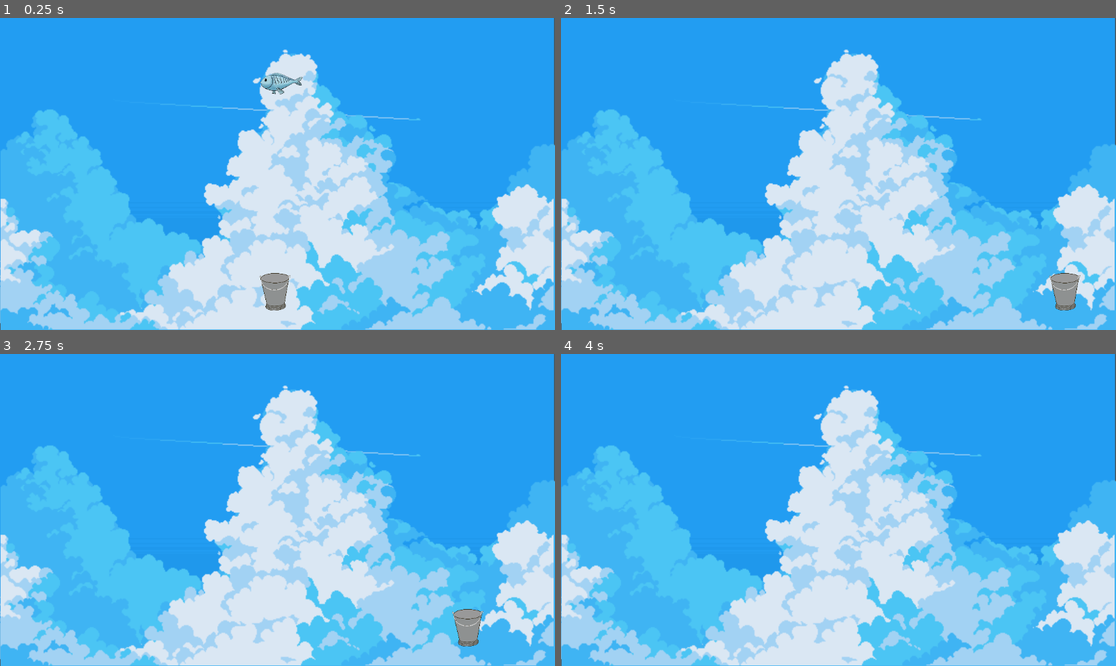
Above: before the commit, frames 1-4 (two rows, left to right).
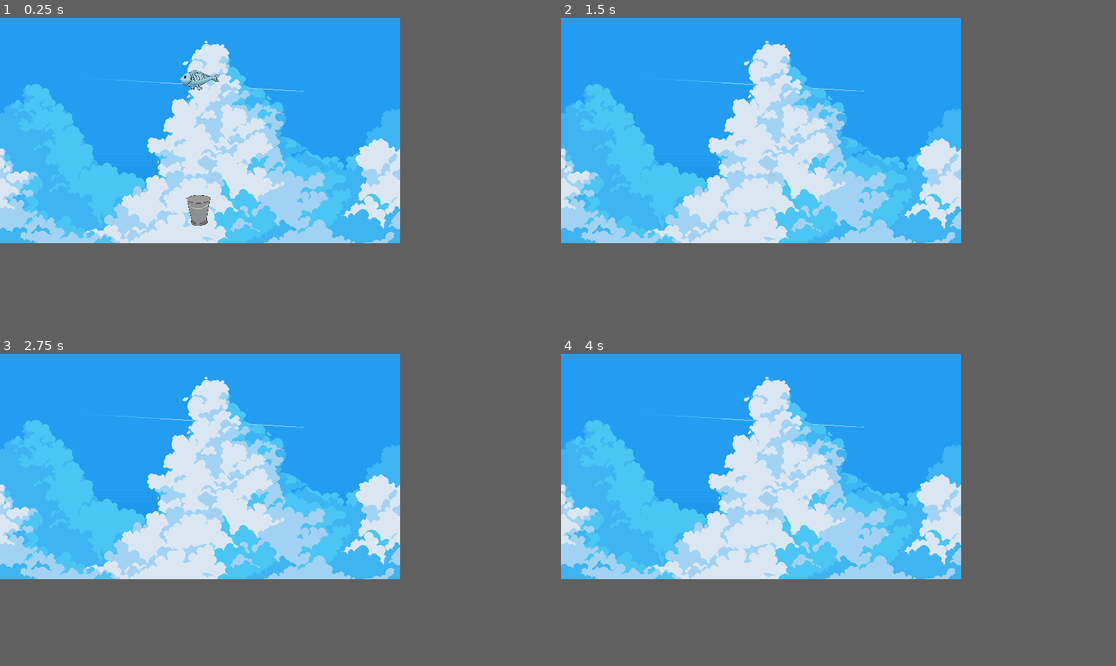
Above: after the commit, the same moments.

Repository: MustafaBioS/Bucket-Fish
Game: Godot game, scene res://Scenes/world.tscn
The game is run twice, just before and just after one commit, with the same random seed, the same clock (stepped at 60 frames per second) and the same inputs.
Inputs:
- Up to frame 1 (0.25 s): no input
- Up to frame 2 (1.5 s): tap Enter at 0.5 s; hold Right (ui_right) from 0.53 s (still down); tap Alt at 0.6 s; tap Up at 0.77 s; tap Shift at 1.35 s
- Up to frame 3 (2.75 s): tap Up at 1.52 s; release Right (ui_right) at 2.03 s; hold Left (ui_left) from 2.03 s (still down); tap Alt at 2.1 s
- Up to frame 4 (4 s): release Left (ui_left) at 2.78 s; hold Right (ui_right) from 2.78 s (still down); tap Shift at 2.85 s; tap Up at 3.02, 3.77 s; tap Alt at 3.6 s
The window is 799x449 before the commit and 576x324 after it. Grey fills any space a smaller window leaves; there, only what the larger window draws over its background counts as a difference.

The runs differ from the first frame. In frame 1, 57% of the frame differs, in the area x 0-100%, y 0-100%; in frame 2, 57%; in frame 3, 57%; in frame 4, 57%.

Commit message:
ADD - Fish Collecting and Score Functionality

Diff:
--- a/Scenes/fish.tscn
+++ b/Scenes/fish.tscn
@@ -13,6 +13,10 @@
 scale = Vector2(0.3, 0.3)
 texture = ExtResource("1_twvwo")
 
-[node name="CollisionShape2D" type="CollisionShape2D" parent="."]
+[node name="PickupArea" type="Area2D" parent="."]
+
+[node name="CollisionShape2D" type="CollisionShape2D" parent="PickupArea"]
 position = Vector2(-7.5, 0.5)
 shape = SubResource("RectangleShape2D_4fqy1")
+
+[connection signal="body_entered" from="PickupArea" to="." method="_on_pickup_area_body_entered"]
--- /dev/null
+++ b/Scenes/fish_spawner.tscn
@@ -0,0 +1,3 @@
+[gd_scene format=3 uid="uid://voanebtu6pwb"]
+
+[node name="FishSpawner" type="Node2D"]
--- a/Scenes/world.tscn
+++ b/Scenes/world.tscn
@@ -9,31 +9,45 @@
 
 [node name="World" type="Node2D"]
 
-[node name="1" type="Sprite2D" parent="."]
-position = Vector2(-1, -13)
-scale = Vector2(1.9965276, 1.9938272)
-texture = ExtResource("1_8j60k")
-
-[node name="2" type="Sprite2D" parent="."]
-position = Vector2(0.5, 0)
-scale = Vector2(1.9982638, 2)
-texture = ExtResource("2_fo5ed")
-
-[node name="3" type="Sprite2D" parent="."]
-position = Vector2(-0.5, 0.5)
-scale = Vector2(1.9947916, 2.0030863)
-texture = ExtResource("3_5ukr8")
-
-[node name="4" type="Sprite2D" parent="."]
-position = Vector2(-1, -0.5)
-scale = Vector2(1.9930556, 1.9969136)
-texture = ExtResource("4_o06y3")
-
 [node name="Camera2D" type="Camera2D" parent="."]
 
 [node name="Player" parent="." instance=ExtResource("5_fo5ed")]
-position = Vector2(1.9999999, 243)
-scale = Vector2(1.75, 1.75)
+position = Vector2(1.9999999, 114)
 
 [node name="Fish" parent="." instance=ExtResource("6_5ukr8")]
-position = Vector2(9, -218)
+position = Vector2(0, -102)
+scale = Vector2(0.65, 0.65)
+
+[node name="ParallaxBackground" type="ParallaxBackground" parent="."]
+
+[node name="ParallaxLayer" type="ParallaxLayer" parent="ParallaxBackground"]
+motion_scale = Vector2(0, 0)
+motion_mirroring = Vector2(576, 0)
+
+[node name="Sprite2D" type="Sprite2D" parent="ParallaxBackground/ParallaxLayer"]
+texture = ExtResource("1_8j60k")
+centered = false
+
+[node name="ParallaxLayer2" type="ParallaxLayer" parent="ParallaxBackground"]
+motion_scale = Vector2(0, 0)
+motion_mirroring = Vector2(576, 0)
+
+[node name="Sprite2D" type="Sprite2D" parent="ParallaxBackground/ParallaxLayer2"]
+texture = ExtResource("2_fo5ed")
+centered = false
+
+[node name="ParallaxLayer3" type="ParallaxLayer" parent="ParallaxBackground"]
+motion_scale = Vector2(0, 0)
+motion_mirroring = Vector2(576, 0)
+
+[node name="Sprite2D" type="Sprite2D" parent="ParallaxBackground/ParallaxLayer3"]
+texture = ExtResource("3_5ukr8")
+centered = false
+
+[node name="ParallaxLayer4" type="ParallaxLayer" parent="ParallaxBackground"]
+motion_scale = Vector2(0, 0)
+motion_mirroring = Vector2(576, 0)
+
+[node name="Sprite2D" type="Sprite2D" parent="ParallaxBackground/ParallaxLayer4"]
+texture = ExtResource("4_o06y3")
+centered = false
--- a/Scripts/fish.gd
+++ b/Scripts/fish.gd
@@ -5,3 +5,9 @@
 		velocity += get_gravity() * delta
 
 	move_and_slide()
+
+
+func _on_pickup_area_body_entered(body: Node2D) -> void:
+	State.score += 1
+	print(State.score)
+	queue_free()
--- /dev/null
+++ b/Scripts/state.gd
@@ -0,0 +1,3 @@
+extends Node
+
+var score = 0
--- a/project.godot
+++ b/project.godot
@@ -15,6 +15,16 @@
 config/features=PackedStringArray("4.5", "Mobile")
 config/icon="res://icon.svg"
 
+[autoload]
+
+State="*res://Scripts/state.gd"
+
+[display]
+
+window/size/viewport_width=576
+window/size/viewport_height=324
+window/stretch/mode="canvas_items"
+
 [editor_plugins]
 
 enabled=PackedStringArray("res://addons/godot_super-wakatime/plugin.cfg")
Not shown, added: Scripts/state.gd.uid
